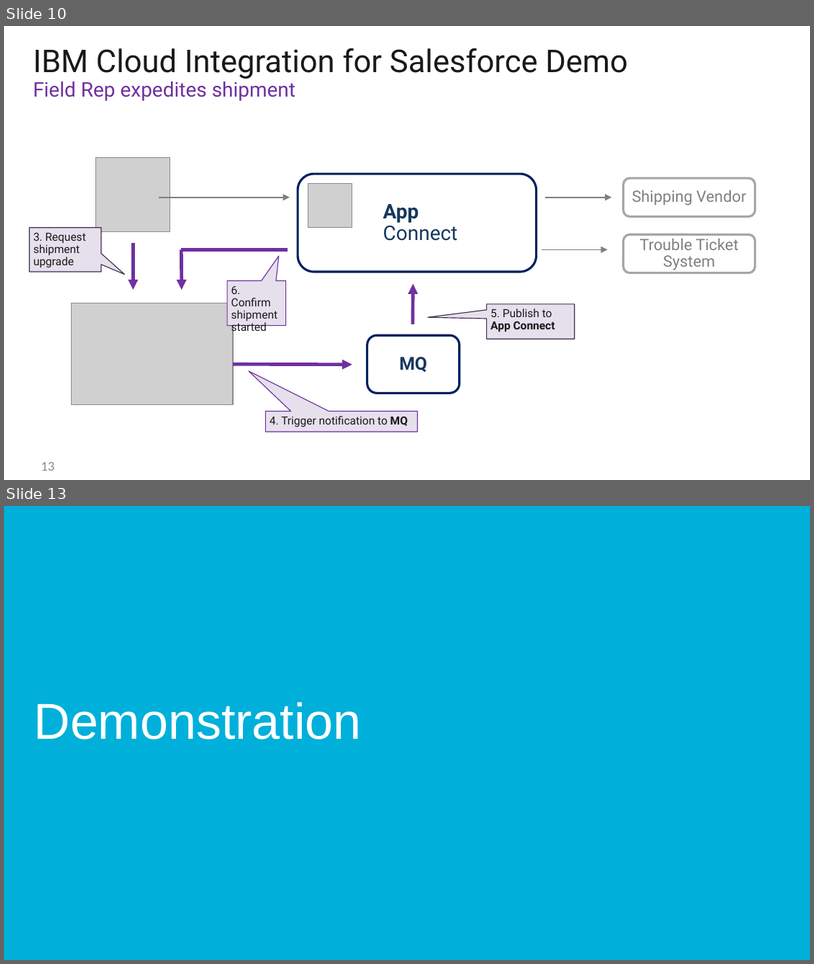
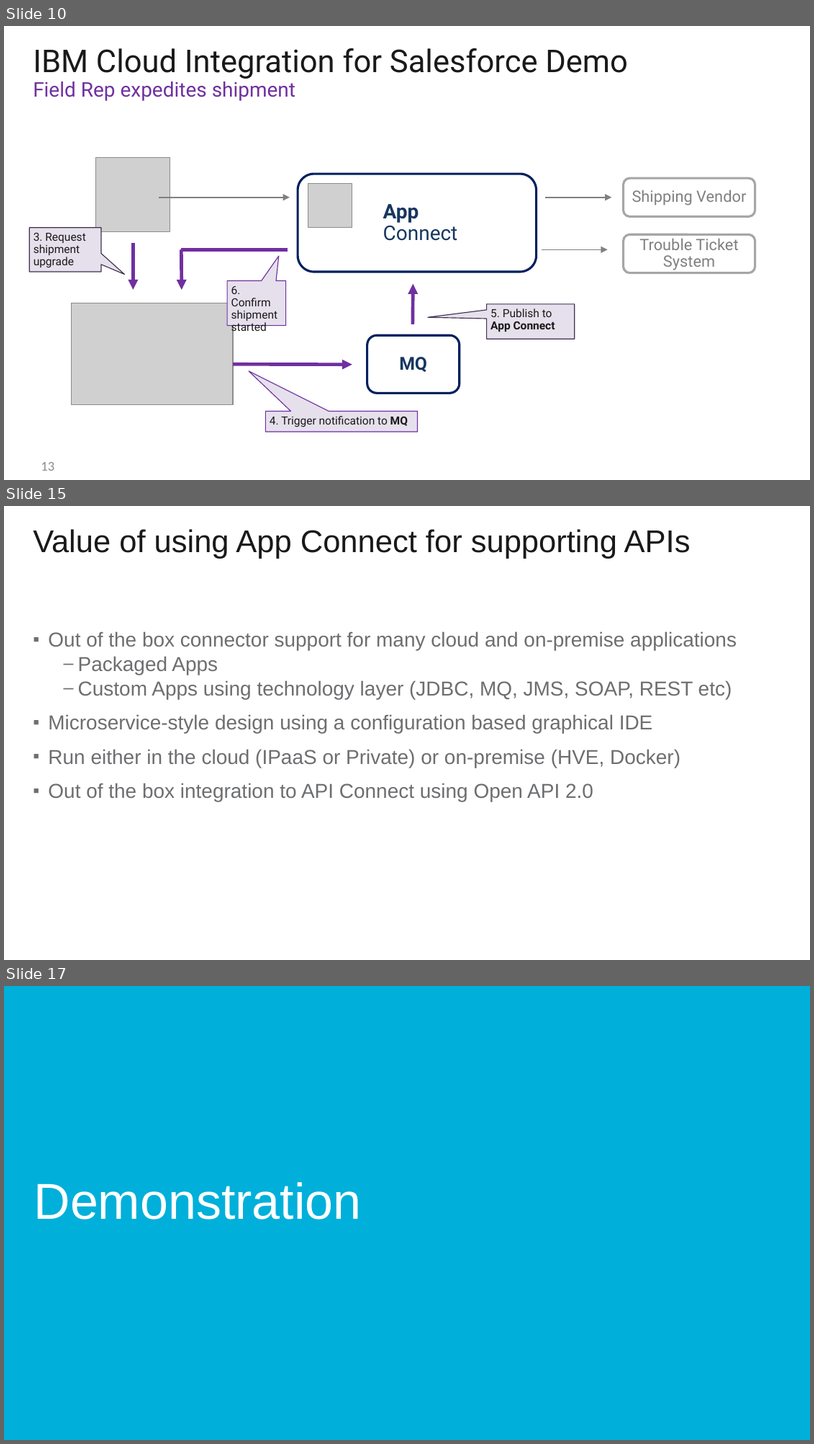
Before and after one commit to sebastiansutter/techguides, a slide deck: IBM CI for SF Demo.pptx. Shown one above the other, each under a label of ours: slides 10 and 13 before the commit, slides 10, 15 and 17 after it; the slides between them are not shown. The pictures are 814x964 and 814x1444 pixels, drawn with LibreOffice and Linux fonts; fonts in the diff are those of the drawing; grey boxes stand for pictures; background and template pictures are left out. Boxes give left, top, right and bottom in pixels: in the first picture for what was removed or moved away, otherwise in the second. Text is boxed around its words. In the diff, an @@ line names an element or a change of style, - is before the commit and + after.

```diff
--- a/IBM CI for SF Demo.pptx
+++ b/IBM CI for SF Demo.pptx
@@ slide 15 added at box(4, 506, 810, 960), background #FFFFFF @@
@@ title added at box(33, 529, 691, 559), 28 pt, text #191919 @@
+Value of using App Connect for supporting APIs
@@ text added at box(48, 631, 737, 802), 18 pt, text #6D6E70 @@
+▪ Out of the box connector support for many cloud and on-premise applications
+  – Packaged Apps
+  – Custom Apps using technology layer (JDBC, MQ, JMS, SOAP, REST etc)
+▪ Microservice-style design using a configuration based graphical IDE
+▪ Run either in the cloud (IPaaS or Private) or on-premise (HVE, Docker)
+▪ Out of the box integration to API Connect using Open API 2.0
@@ what was slide 13 is now slide 17 @@
```
Also in this commit, not shown: 2 slides changed, 4 other slides added.
